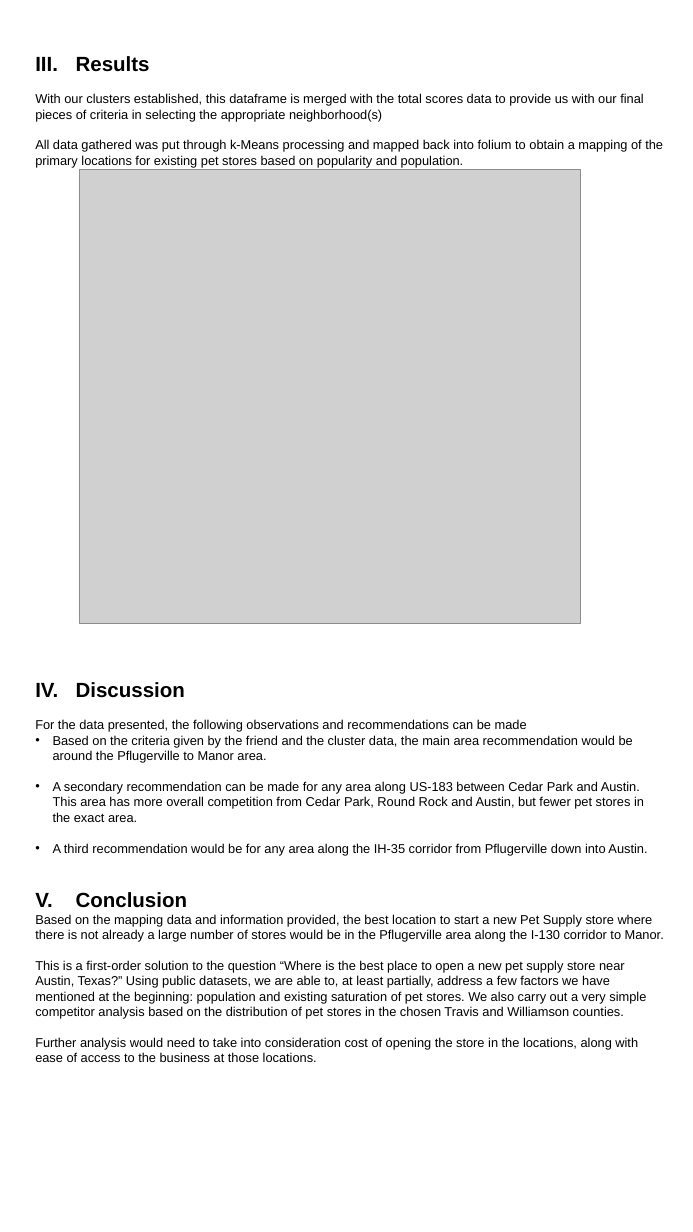
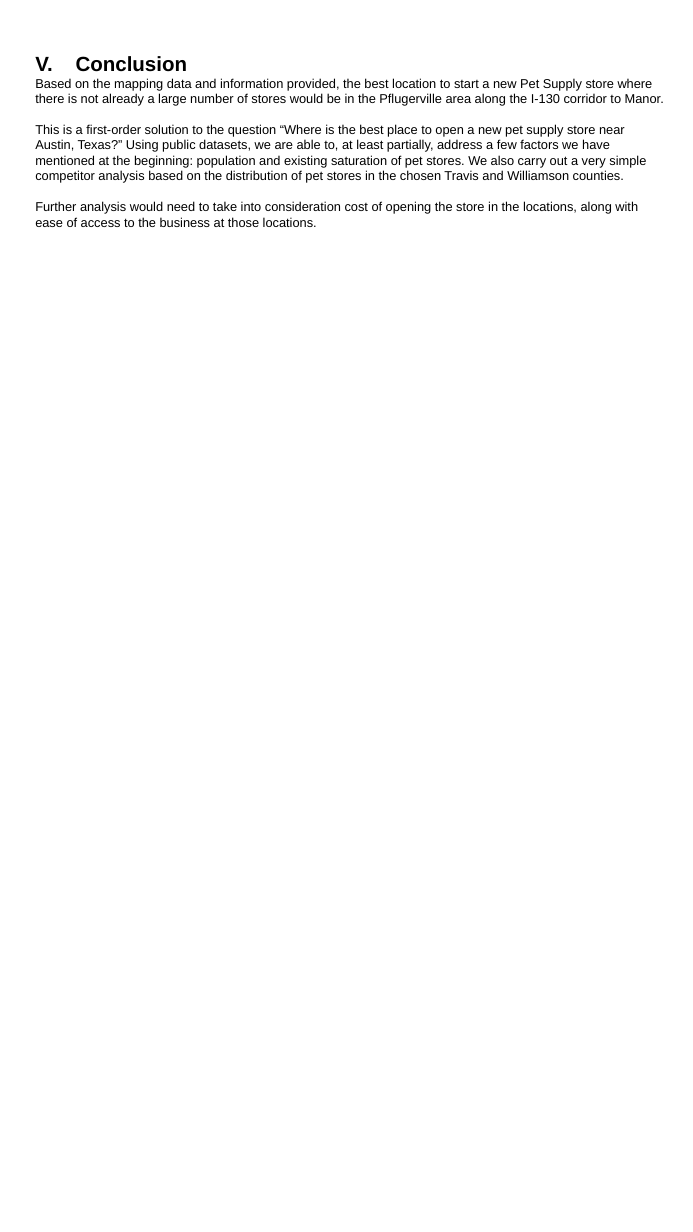
Before and after one commit to smichellibm/coursea-data-capstone, a slide deck: slide 5 of Week5 - Final Report.pptx (slide 4 before the commit). Drawn at 693x1232 pixels with LibreOffice and Linux fonts; fonts in the diff are those of the drawing; grey boxes stand for pictures. Boxes give left, top, right and bottom in pixels: in the first picture for what was removed or moved away, otherwise in the second. Text is boxed around its words. In the diff, an @@ line names an element or a change of style, - is before the commit and + after.

```diff
--- a/Week5 - Final Report.pptx
+++ b/Week5 - Final Report.pptx
@@ text at (35, 56, 663, 856): paragraphs removed @@
-III. Results
-With our clusters established, this dataframe is merged with the total scores data to provide us with our final pieces of criteria in selecting the appropriate neighborhood(s)
-All data gathered was put through k-Means processing and mapped back into folium to obtain a mapping of the primary locations for existing pet stores based on popularity and population.
-IV. Discussion
-For the data presented, the following observations and recommendations can be made
-• Based on the criteria given by the friend and the cluster data, the main area recommendation would be around the Pflugerville to Manor area.
-• A secondary recommendation can be made for any area along US-183 between Cedar Park and Austin. This area has more overall competition from Cedar Park, Round Rock and Austin, but fewer pet stores in the exact area.
-• A third recommendation would be for any area along the IH-35 corridor from Pflugerville down into Austin.
@@ picture removed at (80, 170, 581, 624) @@
```
Also in this commit, not shown: 2 other slides changed, 1 slide added.
